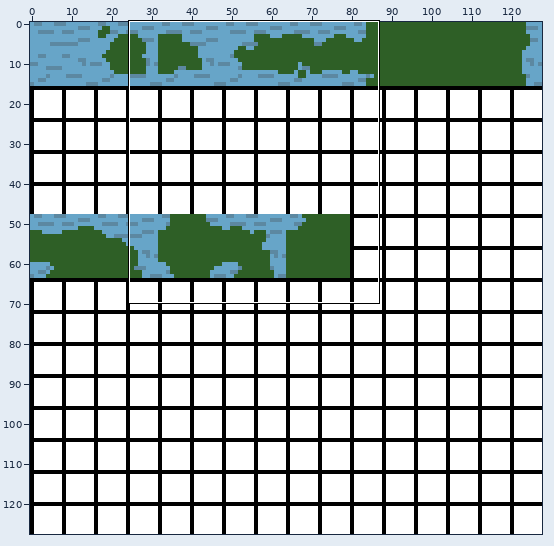
Sprite sheet -- The Amazing Swamp of Deaths/res/graphics/spriteSheet/SpriteSheet1.png. The first picture is a wide view before the edit; the outline marks the close-up.
Close-up. Before the commit:
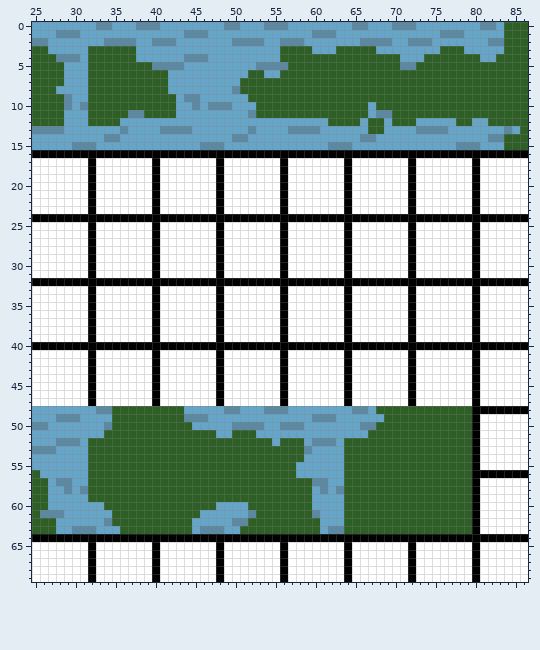
The file is 128x128 pixels. Shown: x 25..86, y 0..69.
And afterwards:
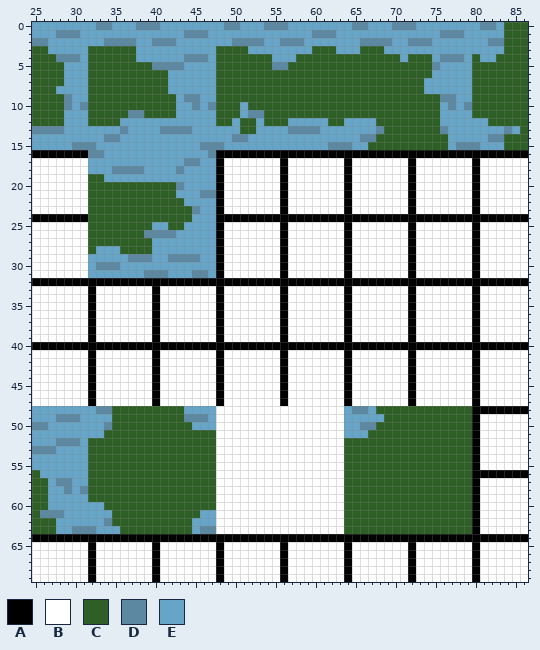
Palette (. is transparent): A #000000  B #ffffff  C #2e5f26  D #5c88a1  E #67a5c8
Diff:
@@ x 25..86 @@
  2 DDEEEEEEEDDDDEEDDDEEEEEEEDDDDEEDDDEEEEEEEDDDDEEDDDEEEEEEEDDCCC
- 3 CCEEEEECCCCCCEEEEEEEEEEEEEEEEEECCCCEEECCCCCEEEEEEEECCCEEEEECCC
- 4 CCCDDDECCCCCCEEEEEEDDDEEEEEEEEECCCCCCCCCCCCCCCEEECCCCCCCEECCCC
- 5 CCCCEEECCCCCCCCDDDDEEEEEEEEEDDDDCCCCCCCCCCCCCCDDCCCCCCCCCCCCCC
- 6 CCCCEEECCCCCCCCCCEEEEEEEEEECCEECCCCCCCCCCCCCCCCCCCCCCCCCCCCCCC
- 7 CCCCEEECCCCCCCCCCEEEEEEEEECCCCCCCCCCCCCCCCCCCCCCCCCCCCCCCCCCCC
- 8 CCCEEEECCCCCCCCCCEEEEEEEEDCCCCCCCCCCCCCCCCCCCCCCCCCCCCCCCCCCCC
- 9 CCCCDEECCCCCCCCCCCEDDEEEEEECCCCCCCCCCCCCCCCCCCCCCCCCCCCCCCCCCC
-10 CCCCDEDCCCCCCCCCCCEEDEDDDEEECCCCCCCCCCCCCCECCCCCCCCCCCCCCCCCCC
-11 CCCCEEECCCCCDDCCCCEEEEEEEEEDCCCCCCCCCCCCCCEDDCCCCCCCCCCCCCCCCC
-12 CCCCEEECCCCEEEEEEEEEEEEEEEEEEEEEEEEEECCCCECCECCCEEEEECCEECCCCC
-13 DDDDEEEEEEEDEEEEDDDDEEEEEEEDEEEEDDDDEEEEEECCEEEEDDDDEEEEEEEDEC
-14 EEEEEEEEEDDEEEEEEEEEEEEEEDDEEEEEEEEEEEEEEDDEEEEEEEEEEEEEEDDCCC
-15 EEEEEDDDEEEEEEEEEEEEEDDDEEEEEEEEEEEEEDDDEEEEEEEEEEEEEDDDEEECCC
-16 AAAAAAAAAAAAAAAAAAAAAAAAAAAAAAAAAAAAAAAAAAAAAAAAAAAAAAAAAAAAAA
-17 BBBBBBBABBBBBBBABBBBBBBABBBBBBBABBBBBBBABBBBBBBABBBBBBBABBBBBB
-18 BBBBBBBABBBBBBBABBBBBBBABBBBBBBABBBBBBBABBBBBBBABBBBBBBABBBBBB
-19 BBBBBBBABBBBBBBABBBBBBBABBBBBBBABBBBBBBABBBBBBBABBBBBBBABBBBBB
-20 BBBBBBBABBBBBBBABBBBBBBABBBBBBBABBBBBBBABBBBBBBABBBBBBBABBBBBB
-21 BBBBBBBABBBBBBBABBBBBBBABBBBBBBABBBBBBBABBBBBBBABBBBBBBABBBBBB
-22 BBBBBBBABBBBBBBABBBBBBBABBBBBBBABBBBBBBABBBBBBBABBBBBBBABBBBBB
-23 BBBBBBBABBBBBBBABBBBBBBABBBBBBBABBBBBBBABBBBBBBABBBBBBBABBBBBB
-24 AAAAAAAAAAAAAAAAAAAAAAAAAAAAAAAAAAAAAAAAAAAAAAAAAAAAAAAAAAAAAA
-25 BBBBBBBABBBBBBBABBBBBBBABBBBBBBABBBBBBBABBBBBBBABBBBBBBABBBBBB
-26 BBBBBBBABBBBBBBABBBBBBBABBBBBBBABBBBBBBABBBBBBBABBBBBBBABBBBBB
-27 BBBBBBBABBBBBBBABBBBBBBABBBBBBBABBBBBBBABBBBBBBABBBBBBBABBBBBB
-28 BBBBBBBABBBBBBBABBBBBBBABBBBBBBABBBBBBBABBBBBBBABBBBBBBABBBBBB
-29 BBBBBBBABBBBBBBABBBBBBBABBBBBBBABBBBBBBABBBBBBBABBBBBBBABBBBBB
-30 BBBBBBBABBBBBBBABBBBBBBABBBBBBBABBBBBBBABBBBBBBABBBBBBBABBBBBB
-31 BBBBBBBABBBBBBBABBBBBBBABBBBBBBABBBBBBBABBBBBBBABBBBBBBABBBBBB
+ 3 CCEEEEECCCCCCEEEEEEEEEECCCCEEEEEEEECCCEEECCCEEEEEEEEEEEEEEECCC
+ 4 CCCDDDECCCCCCEEEEEEDDDECCCCCCCEEECCCCCCCCCCCCCECCCEDDDECEECCCC
+ 5 CCCCEEECCCCCCCCDDDDEEEECCCCCCCDDCCCCCCCCCCCCCCCCCCDEEEECCCCCCC
+ 6 CCCCEEECCCCCCCCCCEEEEEECCCCCCCCCCCCCCCCCCCCCCCCCCCEEEEECCCCCCC
+ 7 CCCCEEECCCCCCCCCCEEEEEECCCCCCCCCCCCCCCCCCCCCCCCCCEEEEEECCCCCCC
+ 8 CCCEEEECCCCCCCCCCEEEEEECCCCCCCCCCCCCCCCCCCCCCCCCCEEEEEECCCCCCC
+ 9 CCCCDEECCCCCCCCCCCEDDEECCCCCCCCCCCCCCCCCCCCCCCCCCCCDDEECCCCCCC
+10 CCCCDEDCCCCCCCCCCCEEDEDCCCECCCCCCCCCCCCCCCCCCCCCCCCEDEDCCCCCCC
+11 CCCCEEECCCCCDDCCCCEEEEECCCEDDCCCCCCCCCCCCCCCCCCCCCCEEEECCCCCCC
+12 CCCCEEECCCCEEEEEEEEEEEECCECCECCCEEEEECCEEEECCCCCCCCEEEEEECCCCC
+13 DDDDEEEEEEEDEEEEDDDDEEEEEECCEEEEDDDDEEEEEEEDCCCCCCCDEEEEEEEDEC
+14 EEEEEEEEEDDEEEEEEEEEEEEEEDDEEEEEEEEEEEEEEDDCCCCCCCCCEEEEEDDCCC
+15 EEEEEDDDEEEEEEEEEEEEEDDDEEEEEEEEEEEEEDDDEECCCCCCCCCCEDDDEEECCC
+16 AAAAAAADDEEEEEEEEEEEEEDAAAAAAAAAAAAAAAAAAAAAAAAAAAAAAAAAAAAAAA
+17 BBBBBBBEEEEEEEEEEEEDDEEABBBBBBBABBBBBBBABBBBBBBABBBBBBBABBBBBB
+18 BBBBBBBEEEDDDDEEEEDEEEEABBBBBBBABBBBBBBABBBBBBBABBBBBBBABBBBBB
+19 BBBBBBBCCEEEEEEEEEEEEEEABBBBBBBABBBBBBBABBBBBBBABBBBBBBABBBBBB
+20 BBBBBBBCCCCCCCCCCCDEEEEABBBBBBBABBBBBBBABBBBBBBABBBBBBBABBBBBB
+21 BBBBBBBCCCCCCCCCCCEEEDDABBBBBBBABBBBBBBABBBBBBBABBBBBBBABBBBBB
+22 BBBBBBBCCCCCCCCCCCCEEEEABBBBBBBABBBBBBBABBBBBBBABBBBBBBABBBBBB
+23 BBBBBBBCCCCCCCCCCCCCDEEABBBBBBBABBBBBBBABBBBBBBABBBBBBBABBBBBB
+24 AAAAAAACCCCCCCCCCCCCEEEAAAAAAAAAAAAAAAAAAAAAAAAAAAAAAAAAAAAAAA
+25 BBBBBBBCCCCCCCCEECCEEEEABBBBBBBABBBBBBBABBBBBBBABBBBBBBABBBBBB
+26 BBBBBBBCCCCCCCDDDDEEEEEABBBBBBBABBBBBBBABBBBBBBABBBBBBBABBBBBB
+27 BBBBBBBCCCCCCCCEEEEEEEEABBBBBBBABBBBBBBABBBBBBBABBBBBBBABBBBBB
+28 BBBBBBBCEEECCCCEEEEEEEEABBBBBBBABBBBBBBABBBBBBBABBBBBBBABBBBBB
+29 BBBBBBBEEEEEDDDEEDDDDEEABBBBBBBABBBBBBBABBBBBBBABBBBBBBABBBBBB
+30 BBBBBBBEDDDEEEEEEEEEEEEABBBBBBBABBBBBBBABBBBBBBABBBBBBBABBBBBB
+31 BBBBBBBEEEEEEEDDDEEEDDEABBBBBBBABBBBBBBABBBBBBBABBBBBBBABBBBBB
 32 AAAAAAAAAAAAAAAAAAAAAAAAAAAAAAAAAAAAAAAAAAAAAAAAAAAAAAAAAAAAAA
@@ x 46..65 @@
 47 BBABBBBBBBABBBBBBBAB
-48 EEEDDEEEDDDEEEEEEEED
-49 DEEEEEEEEEEEEEDDDEEE
-50 EEEEDDDDEEDDDEEEEEEE
-51 CCEECCCEEEEEEEEEEEEE
-52 CCCCCCCCCECCCEDDDECC
-53 CCCCCCCCCCCCCDEEEECC
-54 CCCCCCCCCCCCCEEEEECC
-55 CCCCCCCCCCCCEEEEEECC
-56 CCCCCCCCCCCCEEEEEECC
-57 CCCCCCCCCCCCCCDDEECC
-58 CCCCCCCCCCCCCCEDEDCC
-59 CCCCCCCCCCCCCCEEEECC
-60 CCEEEECCCCCCCCEEEECC
-61 EEEEEEDCCCCCCCDEEECC
-62 EEEEDDCCCCCCCCCEEECC
-63 DDDEECCCCCCCCCCEDDCC
+48 EEBBBBBBBBBBBBBBBBED
+49 DEBBBBBBBBBBBBBBBBEE
+50 EEBBBBBBBBBBBBBBBBEE
+51 CCBBBBBBBBBBBBBBBBEE
+52 CCBBBBBBBBBBBBBBBBCC
+53 CCBBBBBBBBBBBBBBBBCC
+54 CCBBBBBBBBBBBBBBBBCC
+55 CCBBBBBBBBBBBBBBBBCC
+56 CCBBBBBBBBBBBBBBBBCC
+57 CCBBBBBBBBBBBBBBBBCC
+58 CCBBBBBBBBBBBBBBBBCC
+59 CCBBBBBBBBBBBBBBBBCC
+60 CCBBBBBBBBBBBBBBBBCC
+61 EEBBBBBBBBBBBBBBBBCC
+62 EEBBBBBBBBBBBBBBBBCC
+63 DDBBBBBBBBBBBBBBBBCC
 64 AAAAAAAAAAAAAAAAAAAA
Boxes around the changes in both close-ups, in picture pixels (x1, y1, x2, y2):
changed: (88, 46, 472, 278)
changed: (216, 406, 344, 534)
